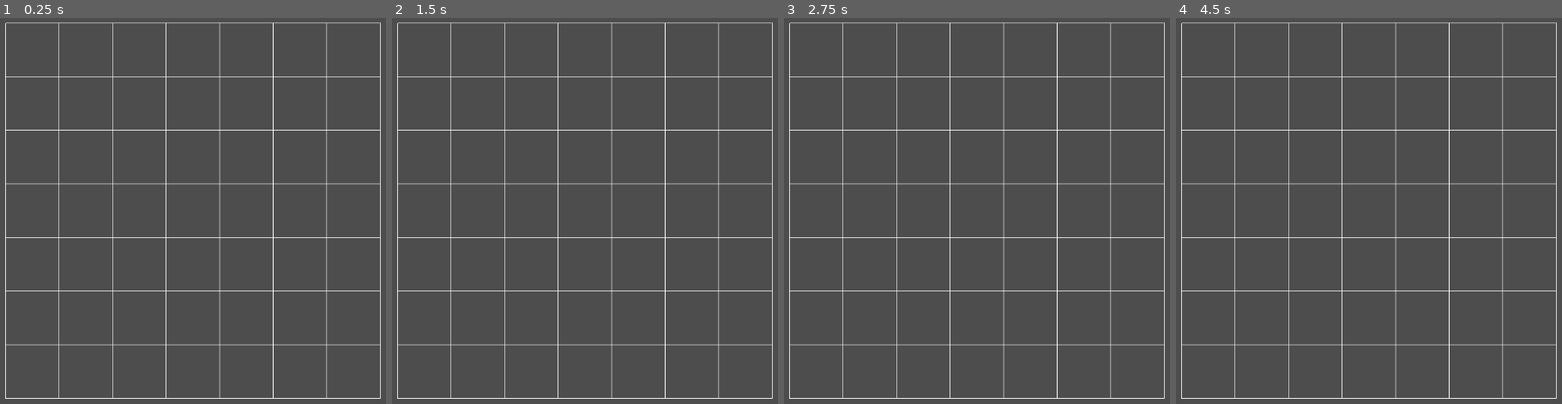
Above: before the commit, frames 1-4 (left to right).
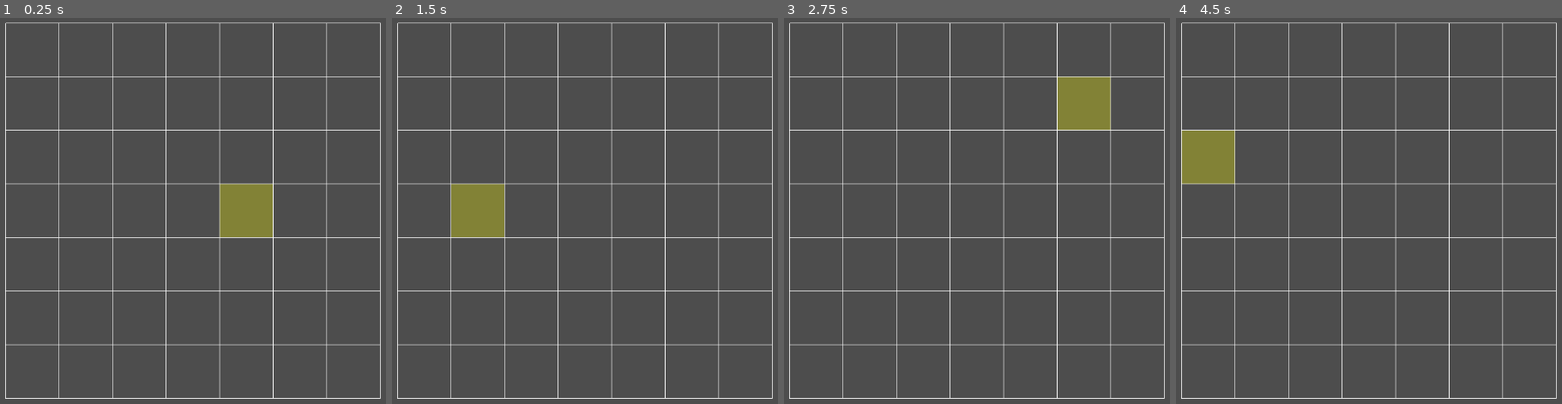
Above: after the commit, the same moments.

Repository: Traveler582/medieval-pvz
Game: Godot game, scene res://scenes/grid/grid.tscn
Two runs of this game, one before a commit and one after it. Both use one fixed random seed, a clock stepped at 60 frames per second and the inputs below. The project has no main scene, so this scene is started directly.
Inputs (mouse positions are in pixels of both pictures, inside the frame that each line leads up to):
- Up to frame 1 (0.25 s): no input
- Up to frame 2 (1.5 s): tap Enter at 0.5 s; move the mouse to (774, 191) at 0.52 s; tap Space at 1.25 s; move the mouse to (484, 230) at 1.27 s
- Up to frame 3 (2.75 s): tap Enter at 2 s; move the mouse to (1081, 126) at 2.02 s
- Up to frame 4 (4.5 s): tap Space at 2.75, 4.25 s; move the mouse to (1372, 288) at 2.77 s; tap Enter at 3.5 s; move the mouse to (outside the picture) at 3.52 s; move the mouse to (1199, 153) at 4.27 s

The runs differ from the first frame. In frame 1, 1.9% of the frame differs, in the area x 56-71%, y 42-57%; in frame 2, 1.9%; in frame 3, 1.9%; in frame 4, 1.9%.

Commit message:
Added grid hover detection and cell highlighting

Diff:
--- a/medieval-pvz/scripts/grid.gd
+++ b/medieval-pvz/scripts/grid.gd
@@ -5,6 +5,7 @@
 const CELL_SIZE = 90
 
 var grid_origin = Vector2(200,9)
+var hovered_cell = Vector2i(-1,-1)
 
 func _draw():
 	for row in ROWS:
@@ -14,3 +15,23 @@
 				Vector2(CELL_SIZE,CELL_SIZE)
 			)
 			draw_rect(rect, Color.WHITE, false)
+			if Vector2i(col,row) == hovered_cell:
+				draw_rect(rect, Color(1, 1, 0, 0.3), true)
+func _process(_delta):
+	var mouse_pos = get_local_mouse_position()
+	var cell = world_to_grid(mouse_pos)
+	if is_valid_cell(cell):
+		if cell != hovered_cell:
+			hovered_cell = cell
+			queue_redraw()
+	else:
+		if hovered_cell != Vector2i(-1,-1):
+			hovered_cell = Vector2i(-1, -1)
+			queue_redraw()
+
+func world_to_grid(pos: Vector2) -> Vector2i:
+	var relative = pos - grid_origin
+	return Vector2i(int(floor(relative.x / CELL_SIZE)), int(floor(relative.y / CELL_SIZE)))
+
+func is_valid_cell(cell: Vector2i) -> bool:
+	return cell.x >= 0 and cell.x < COLS and cell.y >= 0 and cell.y < ROWS
